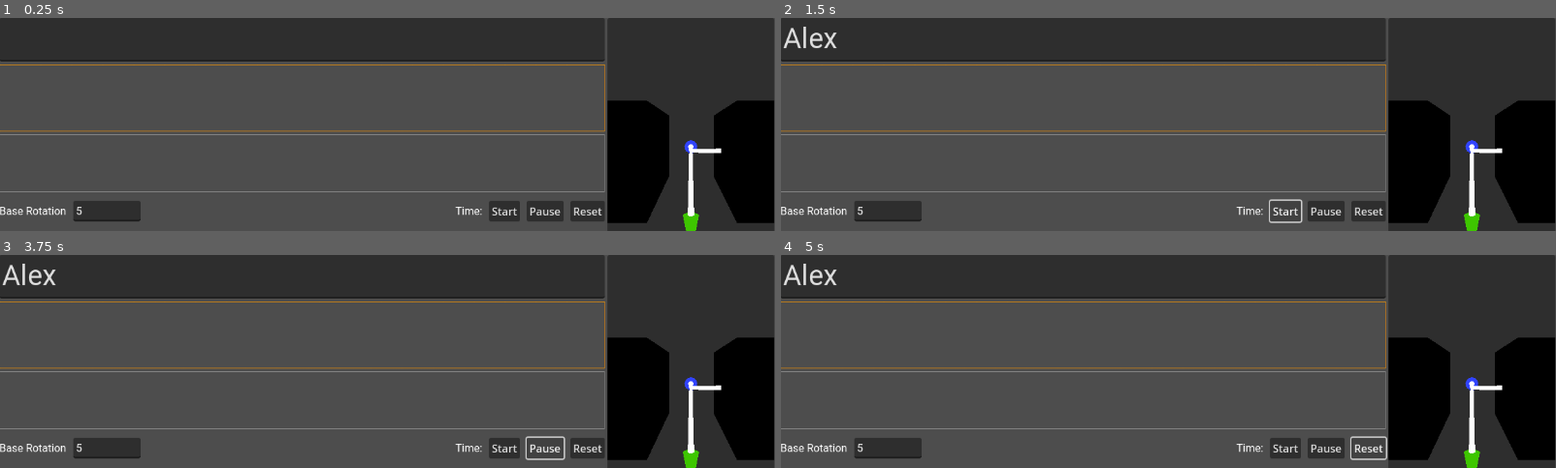
Above: before the commit, frames 1-4 (two rows, left to right).
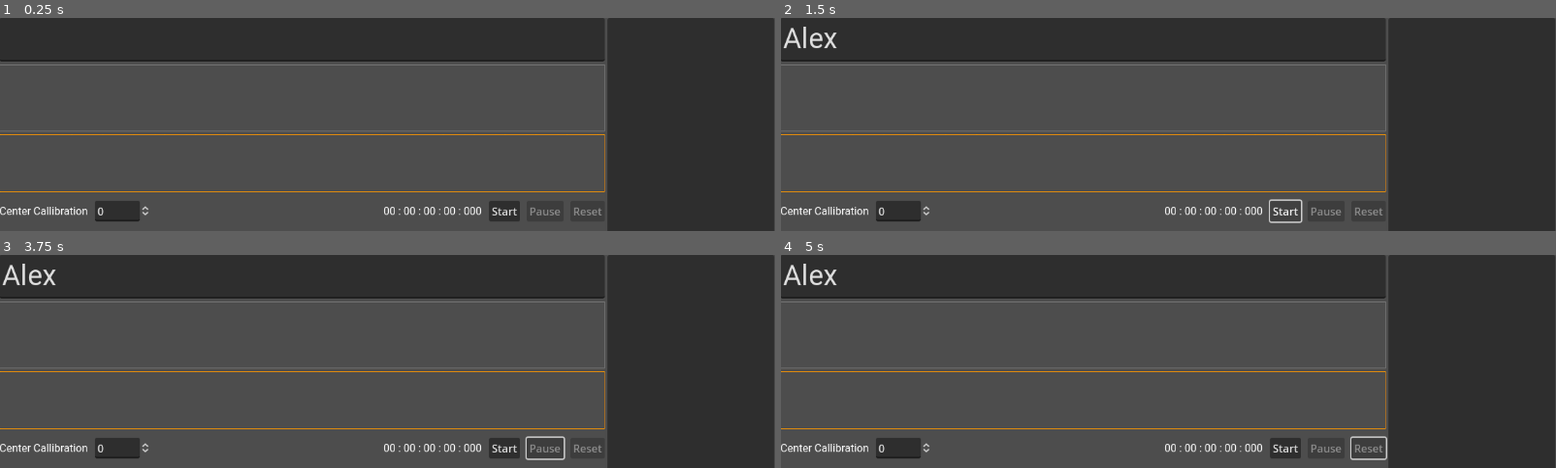
Above: after the commit, the same moments.

Repository: mjsolidarios/sulaisip
Game: Godot game, scene res://Main.tscn
Two runs of this game, one before a commit and one after it. Both use one fixed random seed, a clock stepped at 60 frames per second and the inputs below.
Inputs (mouse positions are in pixels of both pictures, inside the frame that each line leads up to):
- Up to frame 1 (0.25 s): no input
- Up to frame 2 (1.5 s): click (1083, 39) at 0.52 s; type "Alex" at 0.6 s; click "Start" at 1.25 s
- Up to frame 3 (3.75 s): click "Start" at 2 s; click "Start" at 2.75 s; click (542, 448) at 3.5 s, where only the run before the commit has a clickable "Pause"
- Up to frame 4 (5 s): click (1370, 448) at 4.25 s, where only the run before the commit has a clickable "Reset"

The runs differ from the first frame. In frame 1, 11% of the frame differs, in the area x 0-100%, y 21-100%; in frame 2, 11%; in frame 3, 11%; in frame 4, 11%.
Error before the commit: Parse Error: Too few arguments for "connect()" call. Expected at least 2 but received 0. (res://Main.gd:195)
Error after the commit: Attempt to call function 'get_as_text' in base 'null instance' on a null instance. (res://Main.gd:188)

Commit message:
Feature completion

Diff:
--- a/app/Main.gd
+++ b/app/Main.gd
@@ -46,12 +46,7 @@
 
 var threshold = 1
 
-#madwick filter
-var beta = 0.1
-var q0 = 1.0
-var q1 = 0.0
-var q2 = 0.0
-var q3 = 0.0
+var stable_location: SpinBox
 
 func _array_to_string(arr: Array) -> String:
 	var s = ""
@@ -176,12 +171,17 @@
 func _python_server():
 	OS.execute("run_server.bat", [])
 
+func switch_direction(mode:String="neutral"):
+	active_direction = mode
+
 func _ready():
 
 	_wsclient.connect_to_url(websocket_url)
 
 	thread = Thread.new()
 	thread.start(Callable(self,"_python_server"))
+
+	stable_location = $HBoxContainer/VBoxContainer/HBoxContainer/SpinBoxCallibration
 
 	var file = FileAccess.open("res://data/character_rankings.json", FileAccess.READ)
 	var test_json_conv = JSON.new()
@@ -191,8 +191,6 @@
 	_predict_next_character()
 	#print(_wsclient)
 	# websocket
-
-	$HBoxContainer/Panel/SubViewportContainer/SubViewport/Node3D/Area3D1.connect()
 
 func _exit_tree():
 	thread.wait_to_finish()
@@ -405,8 +403,10 @@
 	var mY = parsed_data.mY
 	var mZ = parsed_data.mZ
 
+	var correction = stable_location.value
+
 	gyro = Vector3(gX, gY, gZ)
-	acce = Vector3(aX, aY, aZ)
+	acce = Vector3(aX-correction, aY-correction, aZ)
 	mag = Vector3(mX, mY, mZ)
 
 	if push > 0:
@@ -417,56 +417,25 @@
 
 	# var pitch = abs(atan2(-aY, aZ) * 180 / PI )
 	var rollupdown = abs(atan2(-aY, aZ) * 180 / PI)
-	#var rollside = abs(atan2(-gX, gZ) * 180 / PI)
 
 	var gyro = Vector3(gX, gY, gZ)
-	print(gyro)
-#	var rotation = snapped(abs(gZ), 0.01)
-
-#	var roll = atan2(-gY, -gZ)
+
+
+	var roll = atan2(-gY, -gZ)
 #	var pitch = atan2(gX, -gZ)
 #	yaw = yaw * 0.98 + roll * 0.02
+
 #
-#	if yaw > 180:
-#		yaw -= 360
-#	elif yaw < -180:
-#		yaw += 360
-#
-#	if rollupdown > 100:
-#		active_group = "bottom"
-#	else:
-#		active_group = "top"
-#
-#	print("yaw: ", yaw*10)
-
-	#var current_rotation = $HBoxContainer/Panel/SubViewportContainer/SubViewport/Node3D/MeshInstance3D.get_rotation_degrees().x
-
-	#	if yaw > last_rotation:
-#		active_direction = "right"
-#	elif yaw < last_rotation:
-#		active_direction = "left"
-#	else:
-#		active_direction = "neutral"
-
-#	if yaw > last_rotation + threshhold:
-#		active_direction = "right"
-#	elif yaw < last_rotation - threshhold:
-#		active_direction = "left"
-#	else:
-#		active_direction = "neutral"
+	if rollupdown > 100:
+		active_group = "bottom"
+	else:
+		active_group = "top"
 #
 #	if !(yaw + threshhold == last_rotation + threshhold):
-#	if !timer_started:
-#		$Timer.start()
-#		timer_started = true
-#
-#	if last_rotation != yaw:
-#		last_rotation = yaw
-
-	#print (rotation_difference, " rotation_difference | yaw: ", yaw, " last_rotation: ", last_rotation)
-	#print("direction: ",active_direction, "; yaw: ",yaw, "; last_rotation: ", last_rotation)
-
-	var stable_location = int($HBoxContainer/VBoxContainer/HBoxContainer/TextEditBaseRotation.text)
+	if active_direction != "neutral":
+		if !timer_started:
+			$Timer.start()
+			timer_started = true
 
 	if active_button_top_index >= 4:
 		active_button_top_index = 0
@@ -581,3 +550,16 @@
 
 func _on_button_reset_timer_pressed():
 	time = 0
+
+
+func _on_area_3d_2_area_entered(area):
+	switch_direction("left")
+
+
+func _on_area_3d_1_area_entered(area):
+	switch_direction("right")
+
+
+func _on_area_3d_3_area_entered(area):
+	print("neutral")
+	switch_direction("neutral")
--- a/app/Main.tscn
+++ b/app/Main.tscn
@@ -9,7 +9,8 @@
 [ext_resource type="Texture2D" uid="uid://b4icmscmu84f3" path="res://images/backspace-icon.png" id="8"]
 [ext_resource type="Texture2D" uid="uid://b5io3qm4lcaqr" path="res://images/arrow-right.png" id="9"]
 [ext_resource type="Texture2D" uid="uid://bxsosqtnx2elr" path="res://images/arrow-left.png" id="10"]
-[ext_resource type="FontFile" uid="uid://d2d6kyhwk1ari" path="res://fonts/Roboto-Medium.ttf" id="10_k6xyk"]
+
+[sub_resource type="LabelSettings" id="LabelSettings_y3ayv"]
 
 [sub_resource type="StandardMaterial3D" id="StandardMaterial3D_ph7rq"]
 shading_mode = 0
@@ -27,6 +28,9 @@
 height = 4.0
 radial_segments = 16
 
+[sub_resource type="BoxShape3D" id="BoxShape3D_cragl"]
+size = Vector3(0.293878, 0.312605, 0.377713)
+
 [sub_resource type="StandardMaterial3D" id="StandardMaterial3D_5vxy8"]
 shading_mode = 0
 albedo_color = Color(0.243137, 0.776471, 0, 1)
@@ -54,10 +58,11 @@
 top_radius = 0.1
 radial_segments = 16
 
-[sub_resource type="BoxMesh" id="BoxMesh_1qb2f"]
-
 [sub_resource type="BoxShape3D" id="BoxShape3D_a2wy7"]
 size = Vector3(1.03425, 1, 2.25153)
+
+[sub_resource type="BoxShape3D" id="BoxShape3D_ck8d3"]
+size = Vector3(0.0849832, 1, 2.25153)
 
 [node name="Control" type="Control"]
 layout_mode = 3
@@ -70,12 +75,10 @@
 grow_vertical = 2
 script = ExtResource("1")
 nlp_server_url = "http://127.0.0.1:5000"
-websocket_url = null
 icon_del = ExtResource("8")
 icon_prev = ExtResource("10")
 icon_next = ExtResource("9")
 active_group = "bottom"
-active_button_top_index = null
 active_button_bottom_grid_index = 1
 
 [node name="HBoxContainer" type="GridContainer" parent="."]
@@ -169,16 +172,15 @@
 [node name="Label" type="Label" parent="HBoxContainer/VBoxContainer/HBoxContainer"]
 layout_mode = 2
 theme_override_fonts/font = ExtResource("2")
-text = "Base Rotation"
+text = "Center Callibration"
+label_settings = SubResource("LabelSettings_y3ayv")
 horizontal_alignment = 1
 vertical_alignment = 1
 
-[node name="TextEditBaseRotation" type="TextEdit" parent="HBoxContainer/VBoxContainer/HBoxContainer"]
-custom_minimum_size = Vector2(100, 0)
-layout_mode = 2
-theme_override_fonts/font = ExtResource("10_k6xyk")
-theme_override_font_sizes/font_size = 16
-text = "5"
+[node name="SpinBoxCallibration" type="SpinBox" parent="HBoxContainer/VBoxContainer/HBoxContainer"]
+layout_mode = 2
+max_value = 1.0
+step = 0.01
 
 [node name="Control" type="Control" parent="HBoxContainer/VBoxContainer/HBoxContainer"]
 layout_mode = 2
@@ -231,17 +233,19 @@
 transparent_bg = true
 handle_input_locally = false
 gui_disable_input = true
-size = Vector2i(248, 317)
+size = Vector2i(248, 334)
 size_2d_override_stretch = true
 render_target_update_mode = 4
 
 [node name="Node3D" type="Node3D" parent="HBoxContainer/Panel/SubViewportContainer/SubViewport"]
 
 [node name="Camera3D" type="Camera3D" parent="HBoxContainer/Panel/SubViewportContainer/SubViewport/Node3D"]
-transform = Transform3D(-1, 0, -8.74228e-08, 0, 1, 0, 8.74228e-08, 0, -1, 0, 0, -2.41405)
-v_offset = 0.258
+transform = Transform3D(-1, 0, -8.74228e-08, 0, 1, 0, 8.74228e-08, 0, -1, 0, 0, -5.27548)
+v_offset = 0.825
+projection = 1
 current = true
-fov = 46.2
+fov = 83.5
+size = 1.5
 
 [node name="MeshInstance3D" type="MeshInstance3D" parent="HBoxContainer/Panel/SubViewportContainer/SubViewport/Node3D"]
 visible = false
@@ -262,9 +266,17 @@
 transform = Transform3D(1, 0, 0, 0, 1, 0, 0, 0, 1, 0, 2, 0)
 mesh = SubResource("7")
 
-[node name="Top" type="MeshInstance3D" parent="HBoxContainer/Panel/SubViewportContainer/SubViewport/Node3D/Arrows/AccelerometerArrow"]
-transform = Transform3D(1, 0, 0, 0, 1, 0, 0, 0, 1, 0, 5, 0)
+[node name="PointerArea" type="Area3D" parent="HBoxContainer/Panel/SubViewportContainer/SubViewport/Node3D/Arrows/AccelerometerArrow"]
+transform = Transform3D(1, 0, 0, 0, 1, -2.84217e-14, 0, 2.84217e-14, 1, 0, 4.88363, -4.76837e-07)
+
+[node name="CollisionShape3D" type="CollisionShape3D" parent="HBoxContainer/Panel/SubViewportContainer/SubViewport/Node3D/Arrows/AccelerometerArrow/PointerArea"]
+transform = Transform3D(1, 0, 0, 0, 1, -2.13163e-14, 0, 2.13163e-14, 1, 0, 1.15067, 0)
+shape = SubResource("BoxShape3D_cragl")
+
+[node name="Top" type="MeshInstance3D" parent="HBoxContainer/Panel/SubViewportContainer/SubViewport/Node3D/Arrows/AccelerometerArrow/PointerArea"]
+transform = Transform3D(1, 0, 0, 0, 1, 7.10543e-15, 0, -7.10543e-15, 1, 0, 0, 0)
 mesh = SubResource("CylinderMesh_eqi5d")
+skeleton = NodePath("../..")
 
 [node name="MagnetoArrow" type="Node3D" parent="HBoxContainer/Panel/SubViewportContainer/SubViewport/Node3D/Arrows"]
 transform = Transform3D(-4.37114e-08, -1, 0, 1, -4.37114e-08, 0, 0, 0, 1, 0, 0, 0)
@@ -289,26 +301,25 @@
 mesh = SubResource("9")
 
 [node name="Area3D1" type="Area3D" parent="HBoxContainer/Panel/SubViewportContainer/SubViewport/Node3D"]
-
-[node name="BoxGuide2" type="MeshInstance3D" parent="HBoxContainer/Panel/SubViewportContainer/SubViewport/Node3D/Area3D1"]
-transform = Transform3D(1, 0, 0, 0, 1, 0, 0, 0, 2.224, -0.876202, 0, 0.84819)
-mesh = SubResource("BoxMesh_1qb2f")
-skeleton = NodePath("../..")
+transform = Transform3D(1, 0, 0, 0, 1, 0, 0, 0, 1, 0, 0.83239, 0)
 
 [node name="CollisionShape3D2" type="CollisionShape3D" parent="HBoxContainer/Panel/SubViewportContainer/SubViewport/Node3D/Area3D1"]
-transform = Transform3D(1, 0, 0, 0, 1, 0, 0, 0, 1, -0.876202, 0, 0.84819)
+transform = Transform3D(1, 0, 0, 0, 1, 0, 0, 0, 1, -0.637311, 0, 0.84819)
 shape = SubResource("BoxShape3D_a2wy7")
 
 [node name="Area3D2" type="Area3D" parent="HBoxContainer/Panel/SubViewportContainer/SubViewport/Node3D"]
-
-[node name="BoxGuide2" type="MeshInstance3D" parent="HBoxContainer/Panel/SubViewportContainer/SubViewport/Node3D/Area3D2"]
-transform = Transform3D(1, 0, 0, 0, 1, 0, 0, 0, 2.224, 0.859175, 0, 0.84819)
-mesh = SubResource("BoxMesh_1qb2f")
-skeleton = NodePath("../..")
+transform = Transform3D(1, 0, 0, 0, 1, 0, 0, 0, 1, 0, 0.83239, 0)
 
 [node name="CollisionShape3D2" type="CollisionShape3D" parent="HBoxContainer/Panel/SubViewportContainer/SubViewport/Node3D/Area3D2"]
-transform = Transform3D(1, 0, 0, 0, 1, 0, 0, 0, 1, 0.859175, 0, 0.84819)
+transform = Transform3D(1, 0, 0, 0, 1, 0, 0, 0, 1, 0.638686, 0, 0.84819)
 shape = SubResource("BoxShape3D_a2wy7")
+
+[node name="Area3D3" type="Area3D" parent="HBoxContainer/Panel/SubViewportContainer/SubViewport/Node3D"]
+transform = Transform3D(1, 0, 0, 0, 1, 0, 0, 0, 1, 0, 0.83239, 0)
+
+[node name="CollisionShape3D2" type="CollisionShape3D" parent="HBoxContainer/Panel/SubViewportContainer/SubViewport/Node3D/Area3D3"]
+transform = Transform3D(1, 0, 0, 0, 1, 0, 0, 0, 1, 0.00122172, 0, 0.84819)
+shape = SubResource("BoxShape3D_ck8d3")
 
 [node name="HTTPRequest" type="HTTPRequest" parent="."]
 
@@ -323,6 +334,9 @@
 [connection signal="pressed" from="HBoxContainer/VBoxContainer/HBoxContainer/ButtonPauseTimer" to="." method="_on_button_pause_timer_pressed"]
 [connection signal="pressed" from="HBoxContainer/VBoxContainer/HBoxContainer/ButtonResetTimer" to="." method="_on_button_reset_timer_pressed"]
 [connection signal="pressed" from="HBoxContainer/VBoxContainer/Buttontest" to="." method="_on_Buttontest_pressed"]
+[connection signal="area_entered" from="HBoxContainer/Panel/SubViewportContainer/SubViewport/Node3D/Area3D1" to="." method="_on_area_3d_1_area_entered"]
+[connection signal="area_entered" from="HBoxContainer/Panel/SubViewportContainer/SubViewport/Node3D/Area3D2" to="." method="_on_area_3d_2_area_entered"]
+[connection signal="area_entered" from="HBoxContainer/Panel/SubViewportContainer/SubViewport/Node3D/Area3D3" to="." method="_on_area_3d_3_area_entered"]
 [connection signal="request_completed" from="HTTPRequest" to="." method="_on_HTTPRequest_request_completed"]
 [connection signal="timeout" from="Timer" to="." method="_on_Timer_timeout"]
 [connection signal="timeout" from="TimerPressButton" to="." method="_on_TimerPressButton_timeout"]
Not shown: 1 places in app/Main.tscn that only renumber resources
